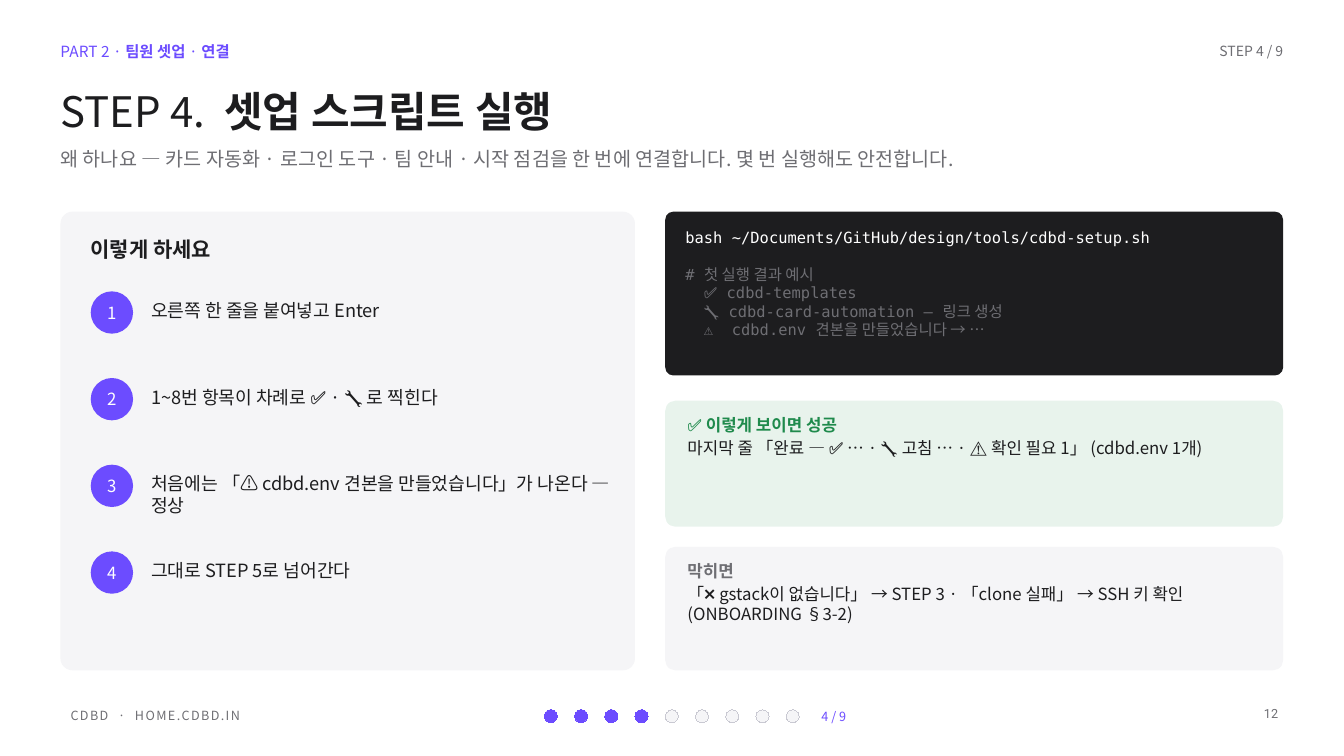
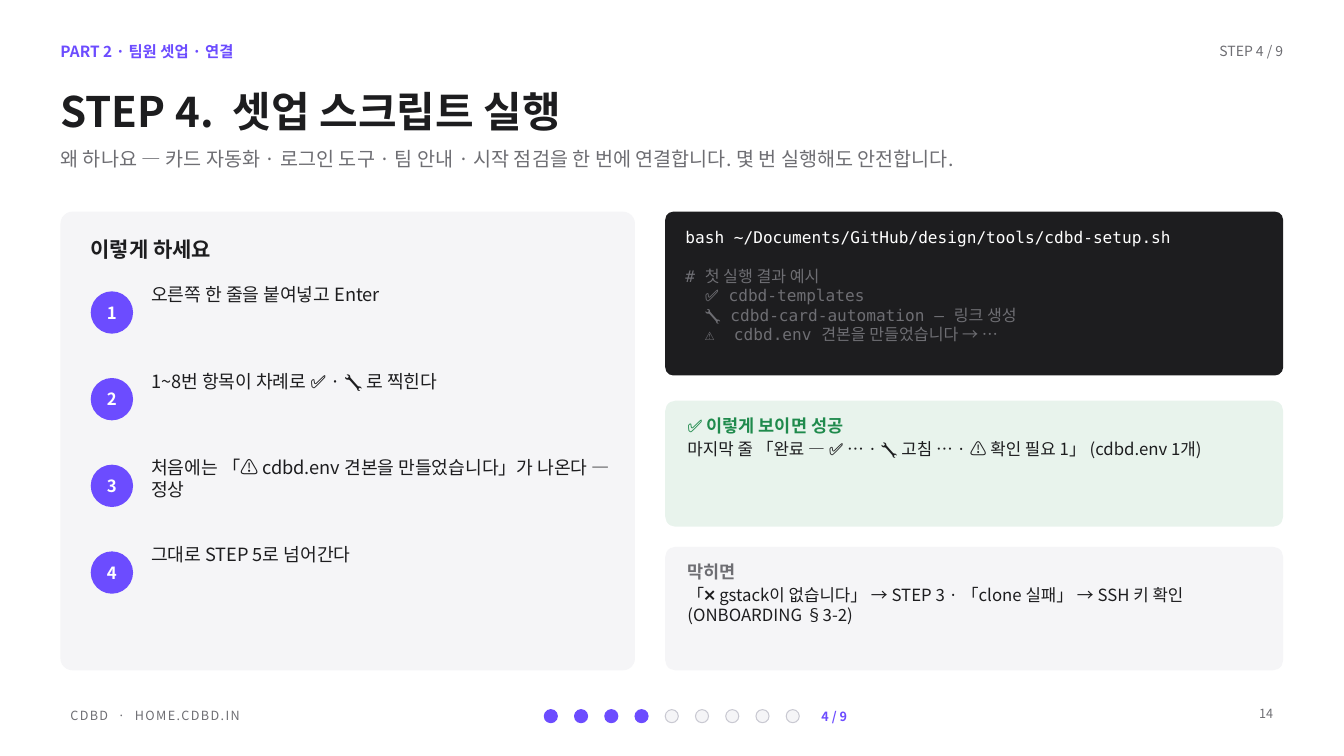
Before and after one commit to CdBd-in/design, a slide deck: slide 14 of _기능별 경로 가이드 — 결과 보고 발표 (2026-10-02).pptx (slide 12 before the commit). Drawn at 1344x756 pixels with LibreOffice and Linux fonts; fonts in the diff are those of the drawing. Boxes give left, top, right and bottom in pixels: in the first picture for what was removed or moved away, otherwise in the second. Text is boxed around its words. In the diff, an @@ line names an element or a change of style, - is before the commit and + after.

```diff
--- a/_기능별 경로 가이드 — 결과 보고 발표 (2026-10-02).pptx
+++ b/_기능별 경로 가이드 — 결과 보고 발표 (2026-10-02).pptx
@@ text "PART 2 · 팀원 셋업 ..." at (x1=60, y1=44, x2=233, y2=58): font Roboto to Noto Sans CJK KR in "팀원 셋업 연결"; bold on in "PART 2 · ·" @@
@@ title "STEP 4. 셋업 스크립트 실행" at (x1=60, y1=91, x2=561, y2=131): font Roboto to Noto Sans CJK KR in "셋업 스크립트 실행"; bold on in "STEP 4." @@
@@ text "bash ~/Documents/GitHub/design/tools/cdbd-setup.sh" at (x1=685, y1=230, x2=1171, y2=341): size 11 to 11.5 pt @@
@@ bold on in 4 elements at (x1=821, y1=711, x2=847, y2=721), (x1=107, y1=566, x2=117, y2=579), (x1=107, y1=479, x2=117, y2=492), (x1=107, y1=306, x2=117, y2=319) @@
@@ text "오른쪽 한 줄을 붙여넣고 Enter" moved from (x1=151, y1=302, x2=379, y2=319) to (x1=151, y1=286, x2=379, y2=303) @@
@@ text "오른쪽 한 줄을 붙여넣고 Enter" at (x1=151, y1=286, x2=379, y2=303): font Roboto to Noto Sans CJK KR in "오른쪽 한 줄을 붙여넣고" @@
@@ text "1~8번 항목이 차례로 ✅ · ..." moved from (x1=151, y1=389, x2=438, y2=406) to (x1=151, y1=373, x2=437, y2=390) @@
@@ text "1~8번 항목이 차례로 ✅ · ..." at (x1=151, y1=373, x2=437, y2=390): font Roboto to Noto Sans CJK KR in "1~8번 항목이 차례로 ✅ 🔧 로 찍힌다" @@
@@ text "✅ 이렇게 보이면 성공" at (x1=687, y1=417, x2=1201, y2=458): size 12 to 12.5 pt in "✅ 이렇게 보이면 성공"; font Roboto to Noto Sans CJK KR in "✅ 이렇게 보이면 성공", "마지막 줄 「완료 ✅ 🔧 고침 ⚠️ ..." @@
@@ text "처음에는 「⚠️ cdbd.env 견본을 만들었습니다」가 ..." moved from (x1=151, y1=474, x2=588, y2=514) to (x1=151, y1=458, x2=588, y2=498) @@
@@ text "처음에는 「⚠️ cdbd.env 견본을 만들었습니다」가 ..." at (x1=151, y1=458, x2=588, y2=498): font Roboto to Noto Sans CJK KR in "처음에는 「⚠️ 견본을 만들었습니다」가 나온다 정상" @@
@@ text "그대로 STEP 5로 넘어간다" moved from (x1=151, y1=562, x2=351, y2=579) to (x1=151, y1=546, x2=351, y2=563) @@
@@ text "그대로 STEP 5로 넘어간다" at (x1=151, y1=546, x2=351, y2=563): font Roboto to Noto Sans CJK KR in "그대로 5로 넘어간다" @@
@@ text "막히면" at (x1=687, y1=563, x2=1184, y2=624): size 12 to 12.5 pt in "막히면"; font Roboto to Noto Sans CJK KR in "막히면", "「❌ gstack이 없습니다」 「clone 실패」 키 확인" @@
@@ page number added at (x1=1259, y1=709, x2=1273, y2=718), 9 pt, text #6E6E73 @@
+14
@@ page number removed at (x1=1264, y1=709, x2=1278, y2=718) @@
-12
```
Also in this commit, not shown: 19 other slides changed, 2 slides added.
